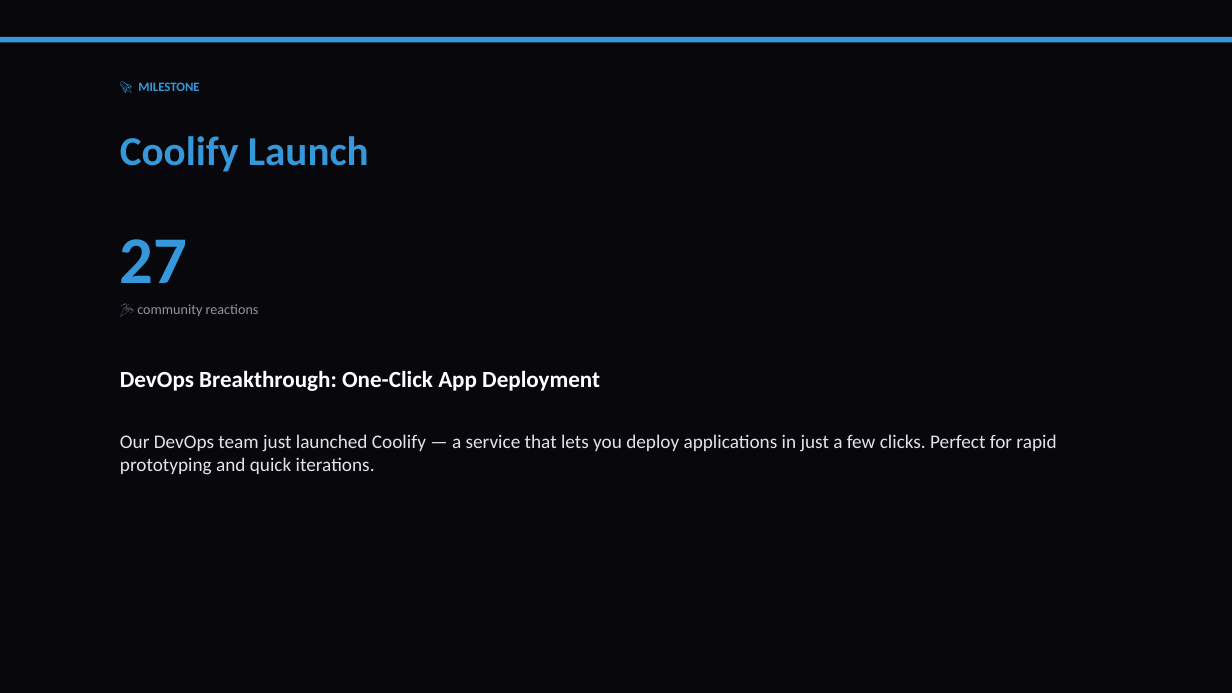
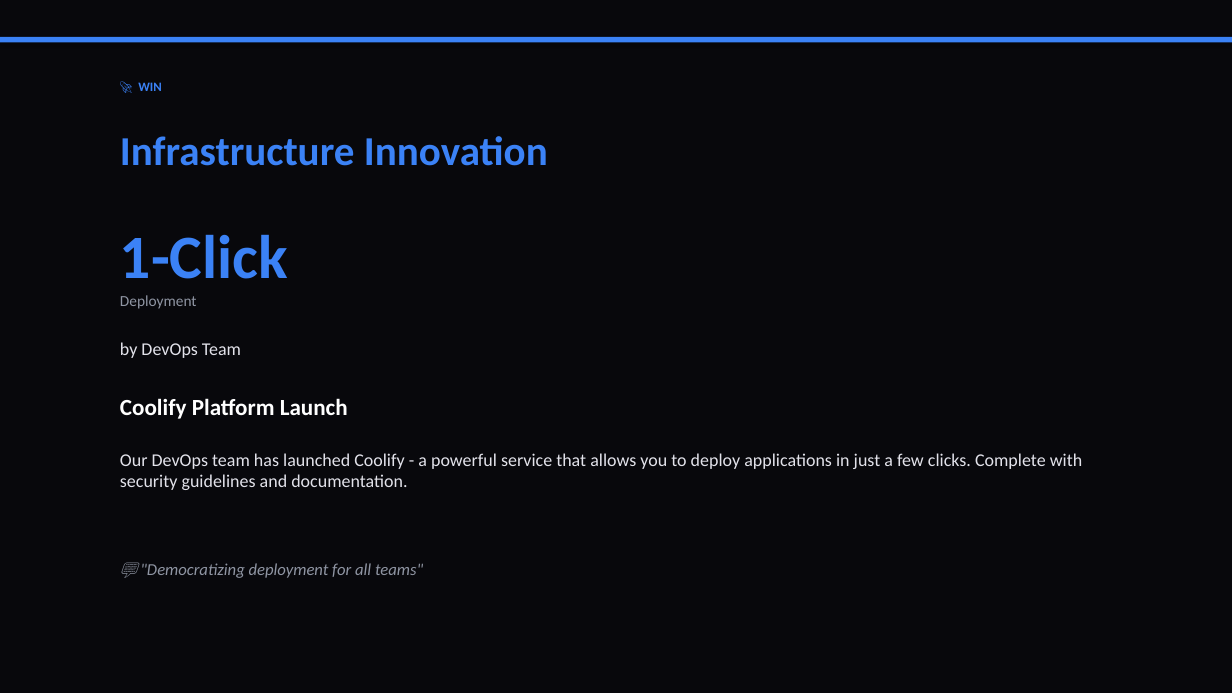
Before and after one commit to liliyagarifullina-maker/appodeal-pulse, a slide deck: slide 5 of data/archive/pulse_2026-03-14.pptx (slide 3 before the commit). Drawn at 1232x693 pixels with LibreOffice and Linux fonts; fonts in the diff are those of the drawing. Boxes give left, top, right and bottom in pixels: in the first picture for what was removed or moved away, otherwise in the second. Text is boxed around its words. In the diff, an @@ line names an element or a change of style, - is before the commit and + after.

```diff
--- a/data/archive/pulse_2026-03-14.pptx
+++ b/data/archive/pulse_2026-03-14.pptx
@@ rectangle at [0, 37, 1232, 43]: fill #3498DB to #3B82F6 @@
@@ text at [138, 82, 161, 91]: text changed; text colour #3498DB to #3B82F6 @@
-🚀 MILESTONE
+🚀 WIN
@@ text added at [120, 136, 548, 166], 32 pt, text #3B82F6, bold @@
+Infrastructure Innovation
@@ text at [120, 234, 288, 279]: text changed; size 52 to 48 pt; text colour #3498DB to #3B82F6 @@
-27
+1-Click
@@ text added at [120, 295, 197, 309], 12 pt, text #8F95A3 @@
+Deployment
@@ text removed at [137, 304, 259, 316] @@
-🎉 community reactions
@@ text added at [120, 342, 241, 358], 14 pt, text #E2E2EA @@
+by DevOps Team
@@ text removed at [120, 370, 600, 391] @@
-DevOps Breakthrough: One-Click App Deployment
@@ text at [120, 398, 348, 419]: text changed; size 32 to 18 pt; text colour #3498DB to #FFFFFF @@
-Coolify Launch
+Coolify Platform Launch
@@ text at [120, 453, 1082, 490]: text changed; size 15 to 14 pt @@
-Our DevOps team just launched Coolify — a service that lets you deploy applications in just a few clicks. Perfect for rapid prototyping and quick iterations.
+Our DevOps team has launched Coolify - a powerful service that allows you to deploy applications in just a few clicks. Complete with security guidelines and documentation.
@@ text added at [140, 563, 423, 578], 13 pt, text #8F95A3, italic @@
+💬 "Democratizing deployment for all teams"
```
Also in this commit, not shown: 14 other slides changed, 4 slides added, 2 slides removed, 2 other files.
